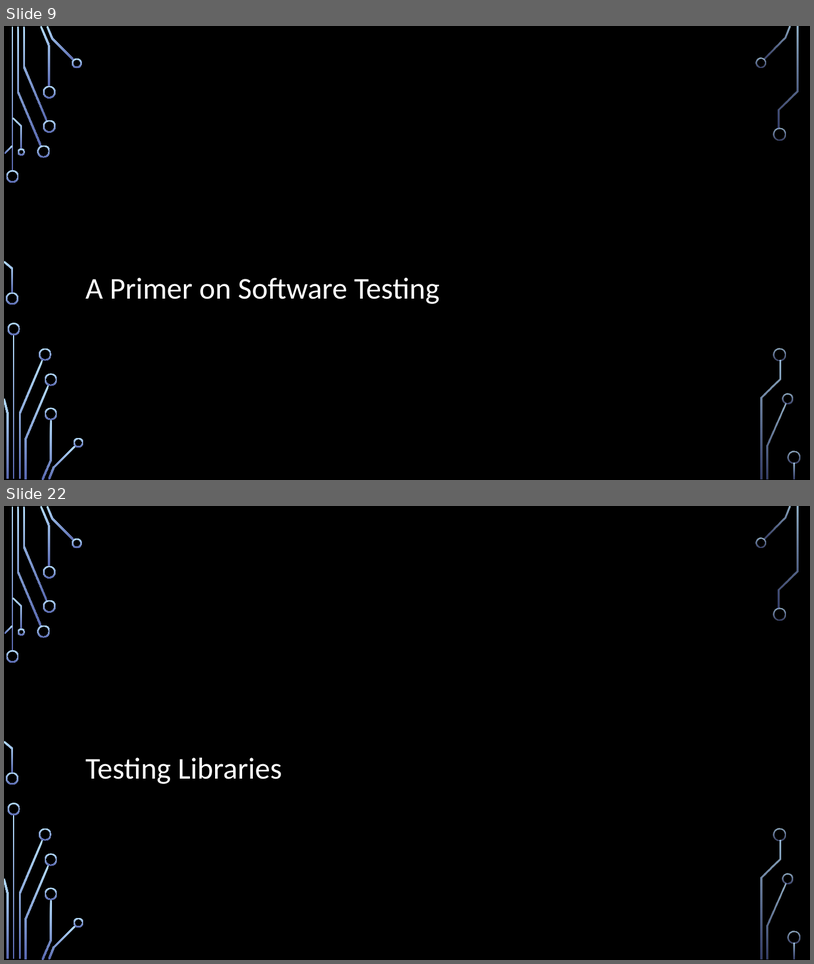
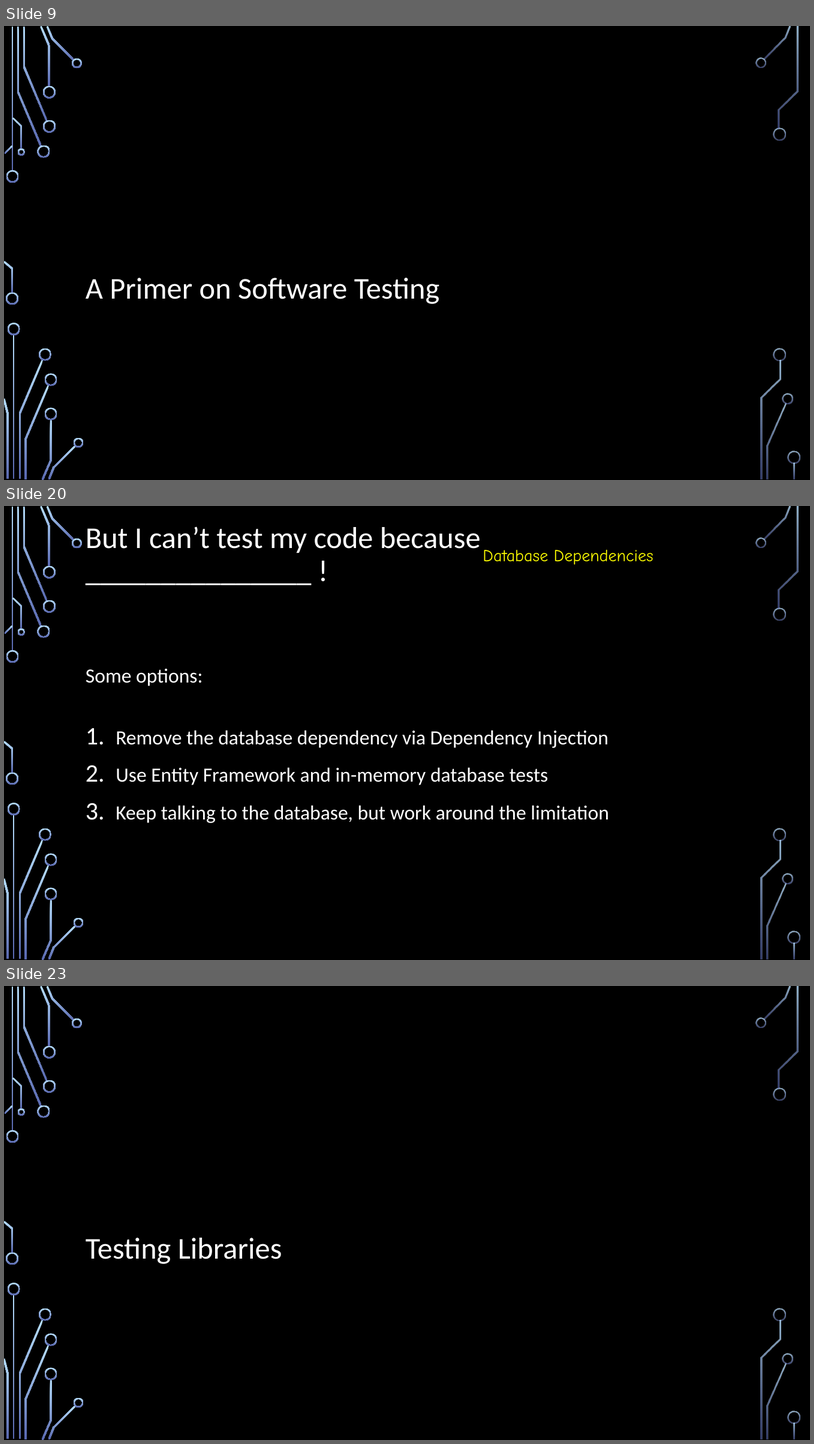
Before and after one commit to IntegerMan/SoftwareQualityTalk, a slide deck: Software Quality Recipes for Legacy.pptx. Shown one above the other, each under a label of ours: slides 9 and 22 before the commit, slides 9, 20 and 23 after it; the slides between them are not shown. The pictures are 814x964 and 814x1444 pixels, drawn with LibreOffice and Linux fonts; fonts in the diff are those of the drawing; background and template pictures are left out. Boxes give left, top, right and bottom in pixels: in the first picture for what was removed or moved away, otherwise in the second. Text is boxed around its words. In the diff, an @@ line names an element or a change of style, - is before the commit and + after.

Commit message:
Added database test

```diff
--- a/Software Quality Recipes for Legacy.pptx
+++ b/Software Quality Recipes for Legacy.pptx
@@ slide 20 added at box(4, 506, 810, 960), background picture (left out); not listed: 36 template elements that a slide beside it also shows @@
@@ title added at box(86, 526, 481, 553), 36 pt, text #FFFFFF @@
+But I can’t test my code because _______________ !
@@ text added at box(483, 550, 654, 565), 20 pt, text #FFFF00 @@
+Database Dependencies
@@ text added at box(86, 668, 609, 823), 24 pt, text #FFFFFF @@
+Some options:
+1. Remove the database dependency via Dependency Injection
+2. Use Entity Framework and in-memory database tests
+3. Keep talking to the database, but work around the limitation
@@ what was slide 22 is now slide 23 @@
```
Also in this commit, not shown: 11 slides changed, 3 other slides added, 3 slides removed, 9 other files.
